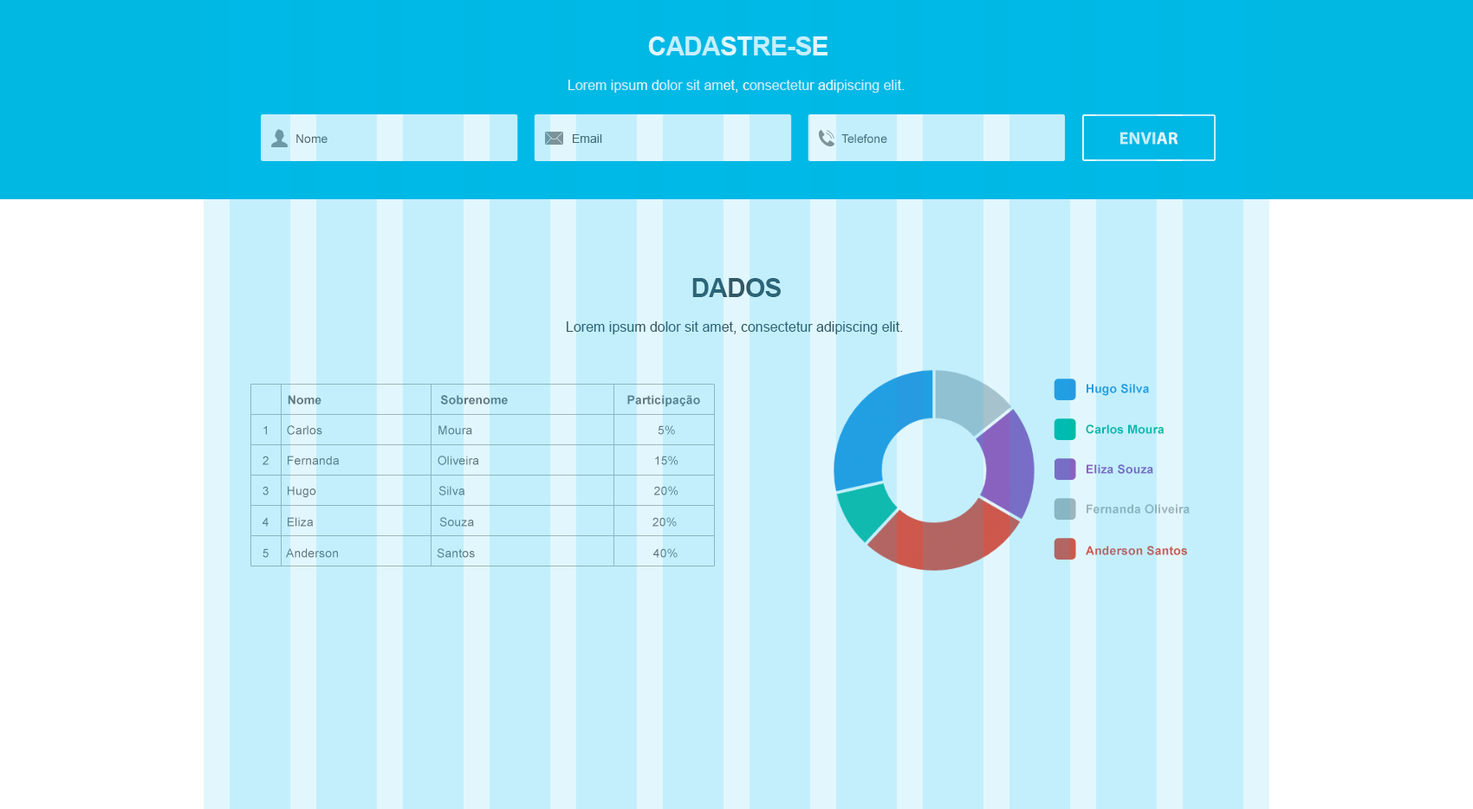
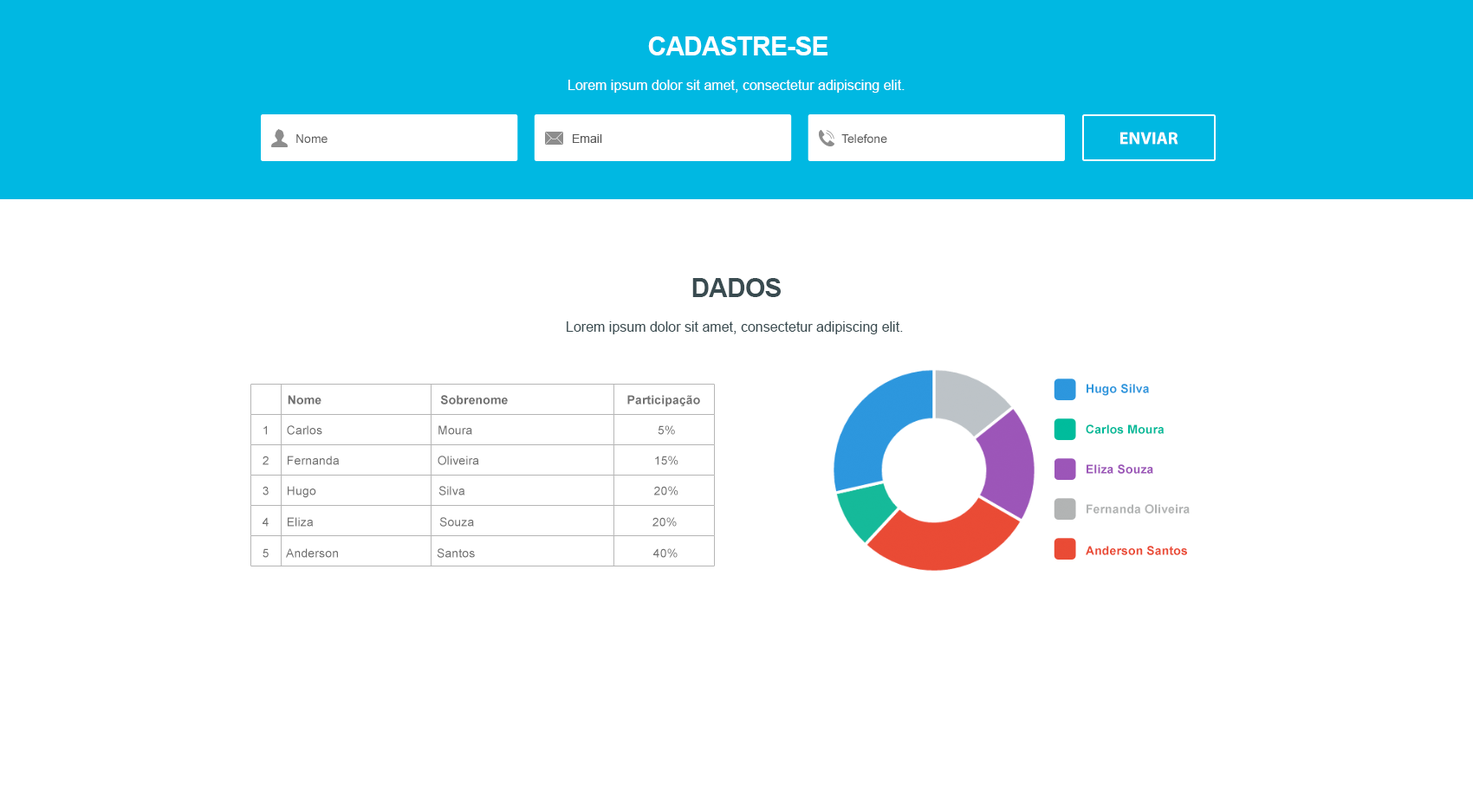
Comparing the layer stacks of the two 1473x809 images. Changes:
hid group "GRID" (1 layers) over [203, 0, 1270, 809]
